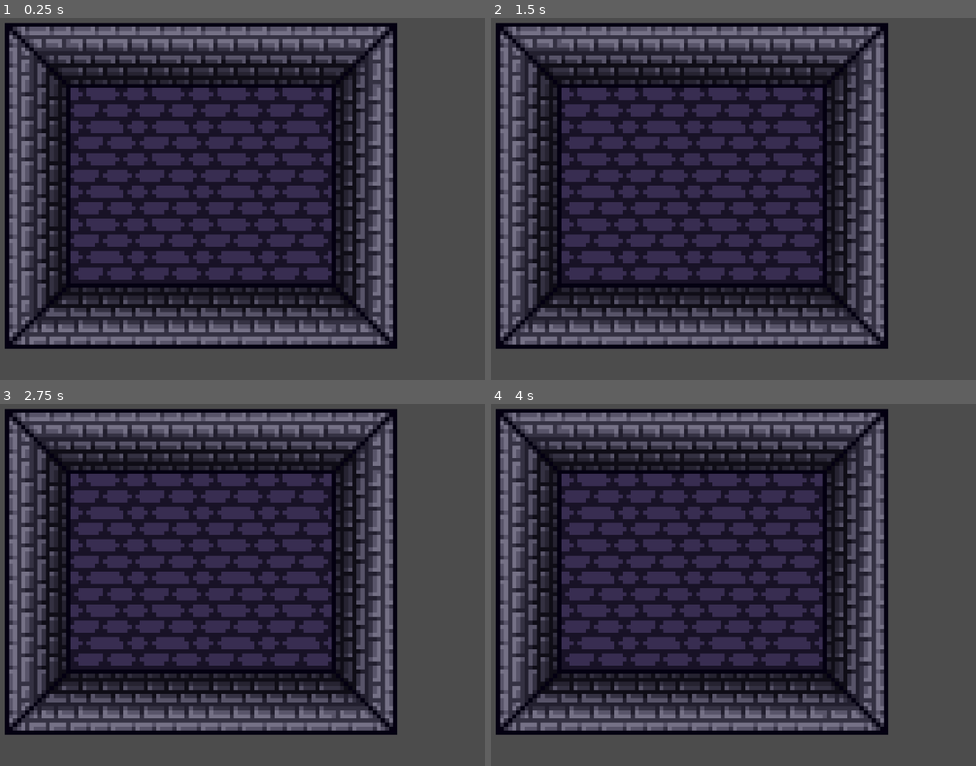
Above: before the commit, frames 1-4 (two rows, left to right).
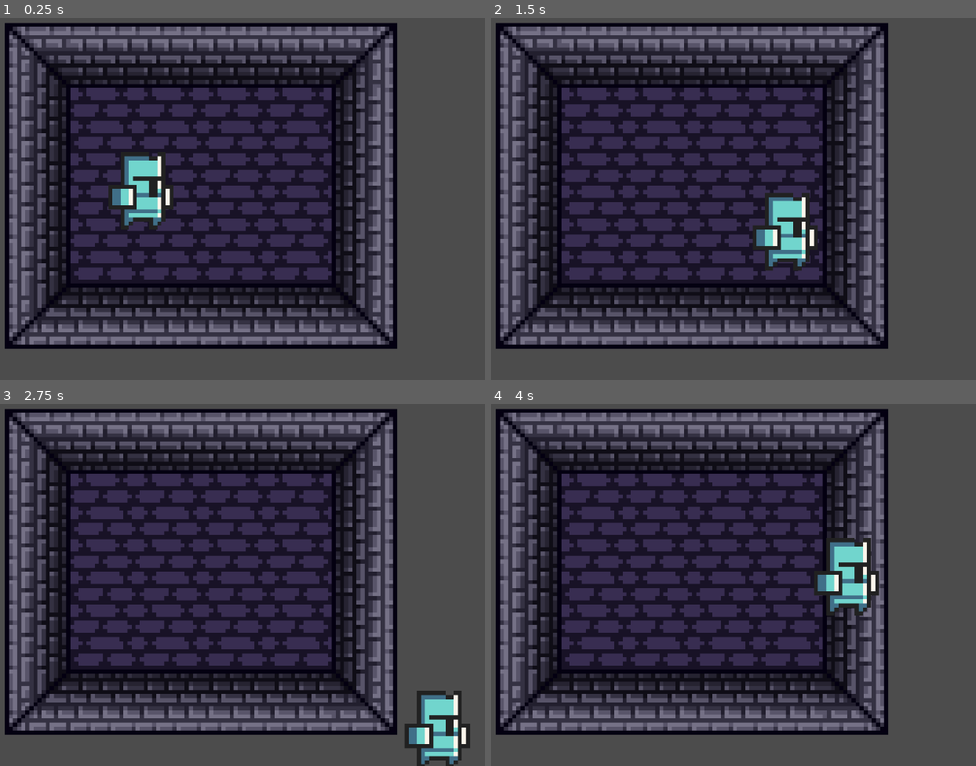
Above: after the commit, the same moments.

Repository: tufteddeer/bookish-octo-waffle
Game: Godot game, scene res://Node2D.tscn
Same seed, same stepped clock (60 frames per second), same inputs: the game is played once before the commit and once after it.
Inputs:
- Up to frame 1 (0.25 s): no input
- Up to frame 2 (1.5 s): tap Enter at 0.5 s; hold D (right, bound only after the commit) 0.53-1.28 s; hold S (down, bound only after the commit) from 1.28 s (still down)
- Up to frame 3 (2.75 s): release S (down, bound only after the commit) at 2.03 s; hold D (right, bound only after the commit) from 2.03 s (still down)
- Up to frame 4 (4 s): release D (right, bound only after the commit) at 2.78 s; hold W (up, bound only after the commit) 2.78-3.53 s; hold A (left, bound only after the commit) from 3.53 s (still down)

The runs differ from the first frame. In frame 1, 1.7% of the frame differs, in the area x 22-36%, y 37-59%; in frame 2, 1.7%; in frame 3, 2.1%, in the area x 83-97%, y 79-100%; in frame 4, 1.8%.

Commit message:
add movable knight

Diff:
--- a/Node2D.tscn
+++ b/Node2D.tscn
@@ -1,6 +1,8 @@
-[gd_scene load_steps=3 format=2]
+[gd_scene load_steps=5 format=2]
 
 [ext_resource path="res://DungeonStarter/DungeonStarter.png" type="Texture" id=1]
+[ext_resource path="res://PlayerMovement.gd" type="Script" id=2]
+[ext_resource path="res://knight.png" type="Texture" id=3]
 
 [sub_resource type="TileSet" id=1]
 0/name = "DungeonStarter.png 0"
@@ -107,3 +109,10 @@
 scale = Vector2( 3.96, 1 )
 current = true
 zoom = Vector2( 0.15, 0.15 )
+
+[node name="KinematicBody2D" type="KinematicBody2D" parent="."]
+script = ExtResource( 2 )
+
+[node name="knight" type="Sprite" parent="KinematicBody2D"]
+position = Vector2( 97.3124, 89.2448 )
+texture = ExtResource( 3 )
--- /dev/null
+++ b/PlayerMovement.gd
@@ -0,0 +1,21 @@
+extends KinematicBody2D
+
+export (int) var speed = 50
+
+var velocity = Vector2()
+
+func get_input():
+    velocity = Vector2()
+    if Input.is_action_pressed('right'):
+        velocity.x += 1
+    if Input.is_action_pressed('left'):
+        velocity.x -= 1
+    if Input.is_action_pressed('down'):
+        velocity.y += 1
+    if Input.is_action_pressed('up'):
+        velocity.y -= 1
+    velocity = velocity.normalized() * speed
+
+func _physics_process(delta):
+    get_input()
+    velocity = move_and_slide(velocity)
--- a/project.godot
+++ b/project.godot
@@ -19,6 +19,29 @@
 run/main_scene="res://Node2D.tscn"
 config/icon="res://icon.png"
 
+[input]
+
+left={
+"deadzone": 0.5,
+"events": [ Object(InputEventKey,"resource_local_to_scene":false,"resource_name":"","device":0,"alt":false,"shift":false,"control":false,"meta":false,"command":false,"pressed":false,"scancode":65,"unicode":0,"echo":false,"script":null)
+ ]
+}
+right={
+"deadzone": 0.5,
+"events": [ Object(InputEventKey,"resource_local_to_scene":false,"resource_name":"","device":0,"alt":false,"shift":false,"control":false,"meta":false,"command":false,"pressed":false,"scancode":68,"unicode":0,"echo":false,"script":null)
+ ]
+}
+up={
+"deadzone": 0.5,
+"events": [ Object(InputEventKey,"resource_local_to_scene":false,"resource_name":"","device":0,"alt":false,"shift":false,"control":false,"meta":false,"command":false,"pressed":false,"scancode":87,"unicode":0,"echo":false,"script":null)
+ ]
+}
+down={
+"deadzone": 0.5,
+"events": [ Object(InputEventKey,"resource_local_to_scene":false,"resource_name":"","device":0,"alt":false,"shift":false,"control":false,"meta":false,"command":false,"pressed":false,"scancode":83,"unicode":0,"echo":false,"script":null)
+ ]
+}
+
 [rendering]
 
 environment/default_environment="res://default_env.tres"
Binary file added: knight.png
Not shown, added: knight.png.import
